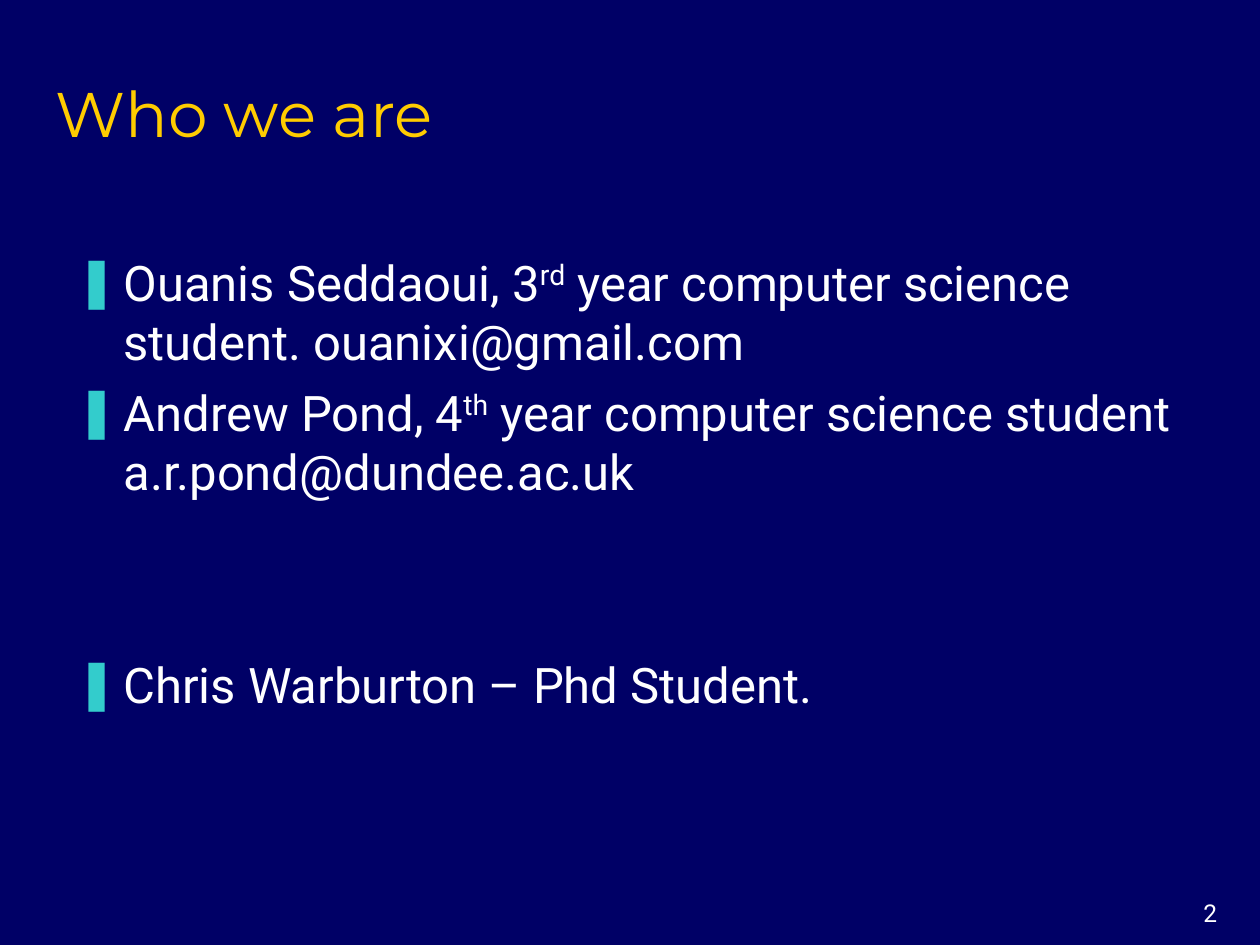
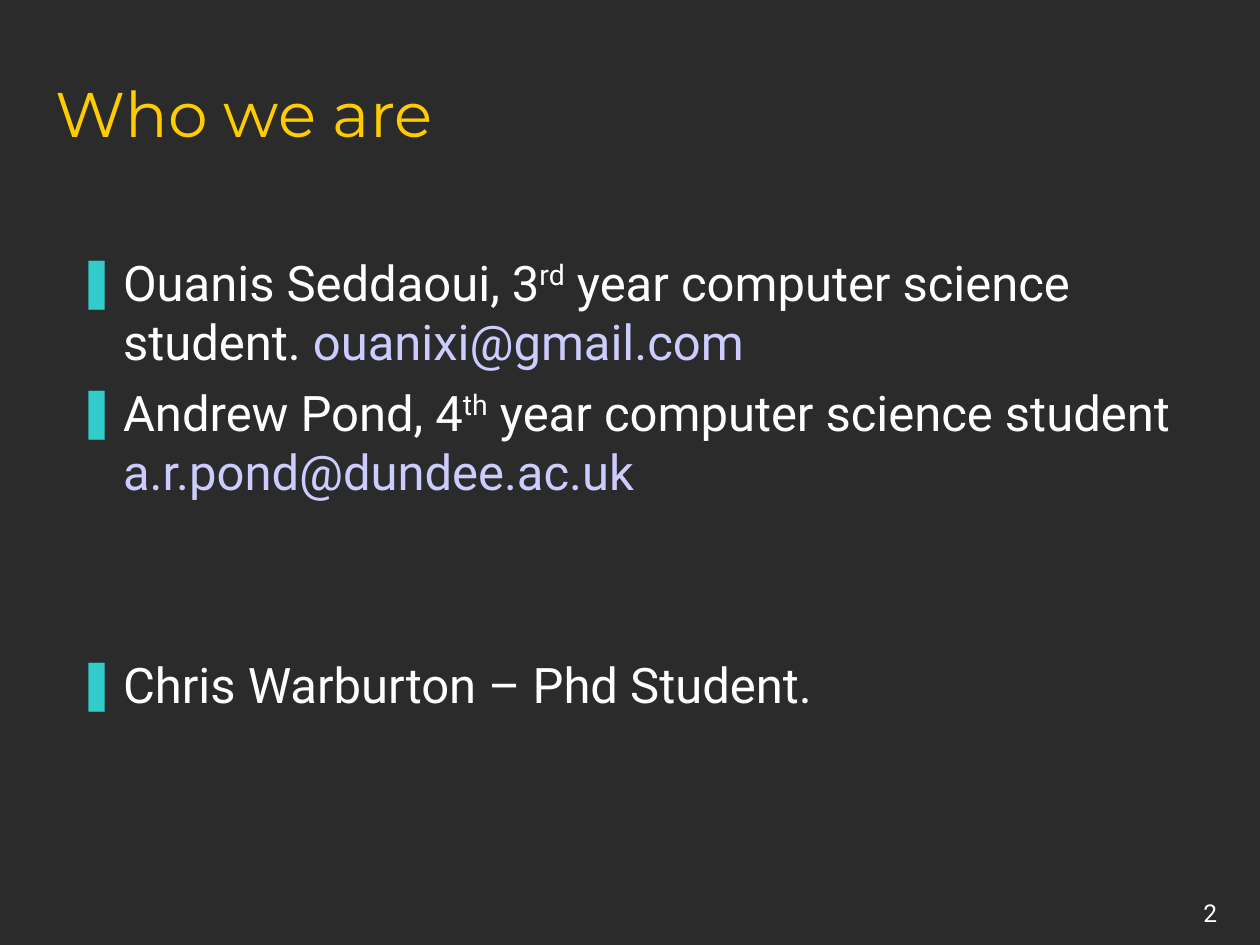
Before and after one commit to ouanixi/FPDundee, a slide deck: slide 2 of week1/week1.ppt. Drawn at 1260x945 pixels with LibreOffice and Linux fonts; fonts in the diff are those of the drawing; background and template pictures are left out; a plain dark background stands for a picture behind light text. Boxes give left, top, right and bottom in pixels: in the first picture for what was removed or moved away, otherwise in the second. Text is boxed around its words. In the diff, an @@ line names an element or a change of style, - is before the commit and + after.

```diff
--- a/week1/week1.ppt
+++ b/week1/week1.ppt
@@ background #000066 to picture (left out) @@
@@ text "Ouanis Seddaoui, 3rd year computer ..." at bbox=[123, 264, 1170, 704]: text colour #FFFFFF to #CCCCFF in "ouanixi@gmail.com", "a.r.pond@dundee.ac.uk" @@
```
Also in this commit, not shown: 9 other slides changed, 1 other file.
